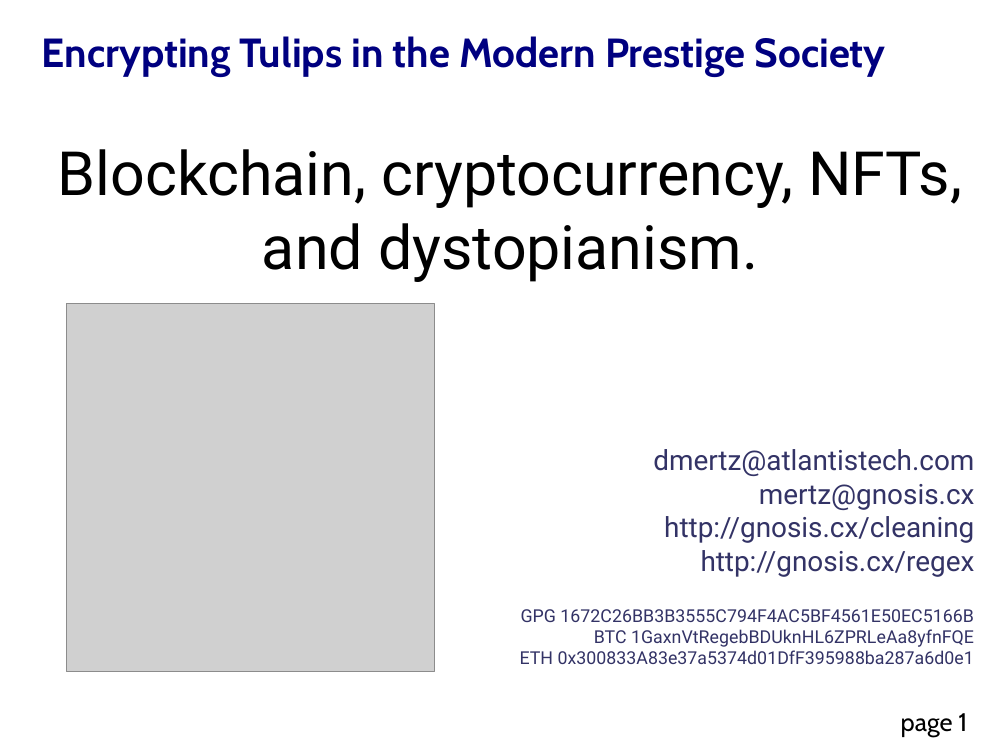
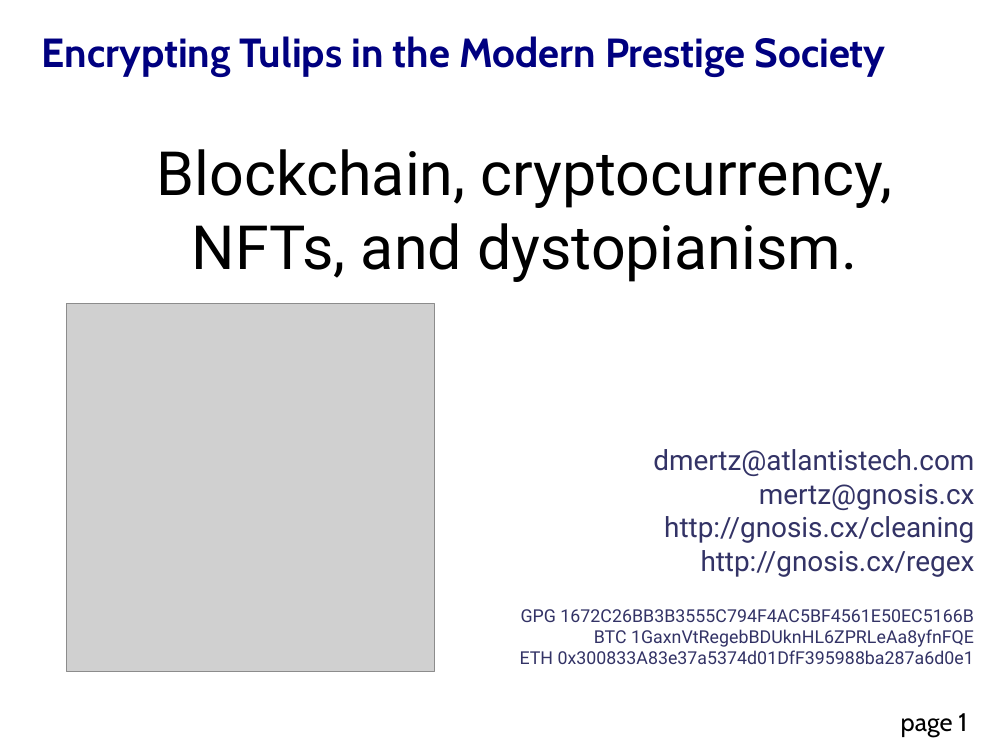
Before and after one commit to DavidMertz/Encrypting_Tulips, a slide deck: slide 1 of Encrypting_Tulips.odp. Drawn at 1008x756 pixels with LibreOffice and Linux fonts; fonts in the diff are those of the drawing; grey boxes stand for pictures. Boxes give left, top, right and bottom in pixels: in the first picture for what was removed or moved away, otherwise in the second. Text is boxed around its words. In the diff, an @@ line names an element or a change of style, - is before the commit and + after.

```diff
--- a/Encrypting_Tulips.odp
+++ b/Encrypting_Tulips.odp
@@ text "Blockchain, cryptocurrency, NFTs, and dystopianism." rewrapped from box(58, 149, 962, 282) to box(157, 149, 893, 282) @@
```
Also in this commit, not shown: 4 other slides changed, 6 slides added, 1 slide removed, 5 other files.
